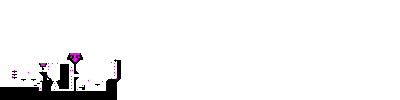
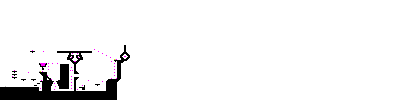
The second 400×100 image is a revision of the first. Changes to its layers:
painted on "Background" over [5, 45, 130, 87]
